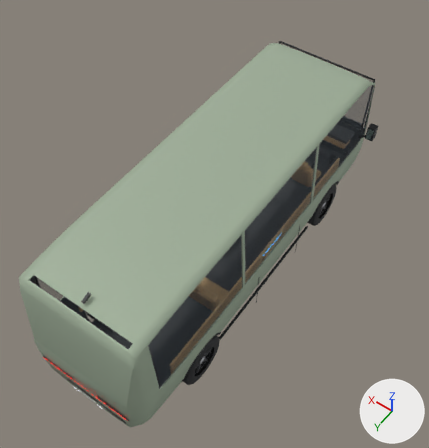
Before and after pictures for a commit that changed the glTF model public/models/cars/training-light-truck.glb.
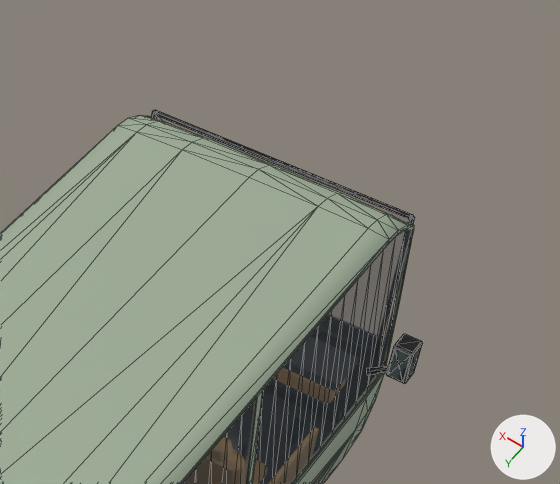
Old and new are each drawn whole from a camera (50 mm lens) standing at (-3.74, 5.43, 9.6) and looking at (0.06, 0.12, 1.26) and again close up on the part from 52% to 100% of the width and 0% to 40% of the height. Arrows for +X, +Y and +Z are at lower right; the lights stay in place. The older version's two pictures come first. The close-ups show mesh edges as thin lines. Where no turn or scale is listed for an object, it has been applied to the vertices. Vertices at exactly the same position are counted once.

The older version as bpy lines, for what is in view:
```python
me_bodymesh = bpy.data.meshes.new('BodyMesh')
me_bodymesh.from_pydata(...)  # 793 vertices, 1626 faces; spans x -1.14..1.14, y -3.6..3.6, z 0.24..2.81
# faces by material slot: [939, 687]
me_bodymesh.materials.append(mat_paint)  # grey #a0af99
me_bodymesh.materials.append(mat_interiordark)  # dark grey #424548
me_cube_090 = bpy.data.meshes.new('Cube.090')
me_cube_090.from_pydata(...)  # 408 vertices, 572 faces; spans x -0.17..2.59, y -0.55..6.67, z -1.46..1.23
me_cube_090.materials.append(mat_blacktrim)  # black #1d1f22
me_cube_092 = bpy.data.meshes.new('Cube.092')
me_cube_092.from_pydata(...)  # 16 vertices, 24 faces; spans x -0.06..2.68, y 0.0, z -0.13..0.13
me_cube_092.materials.append(mat_mirrorglass)  # grey #818b95
ob_body = bpy.data.objects.new('Body', me_bodymesh)
ob_body.location = (0.0, 0.0, 0.0)
ob_surface_carroot_blacktrim = bpy.data.objects.new('Surface_CarRoot_BlackTrim', me_cube_090)
ob_surface_carroot_blacktrim.location = (-1.21, -3.06, 1.629)
ob_surface_carroot_mirrorglass = bpy.data.objects.new('Surface_CarRoot_MirrorGlass', me_cube_092)
ob_surface_carroot_mirrorglass.location = (-1.31, -3.036, 1.74)
# also in view: 'Surface_CarRoot_Glass' at (0.0, -0.03, 2.05)
```
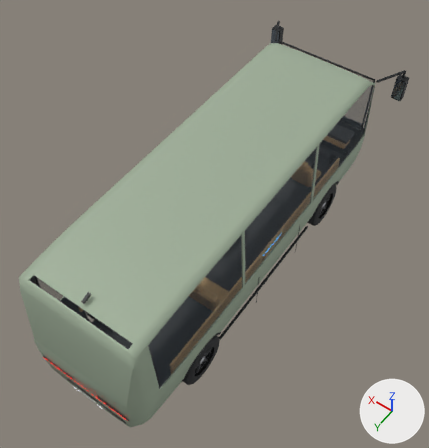
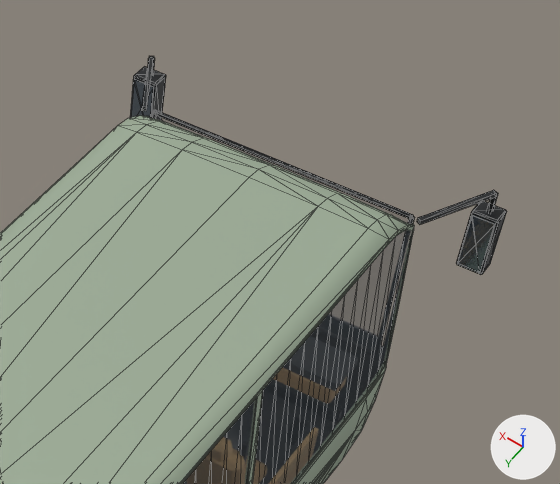
Where the newer file only moved an object's origin or applied its transform, the numbers keep the older frame.

What differs and where, as boxes [x1, y1, x2, y2] in the close-ups (560 x 484 px; the box of a moved part takes in the faces that stretch with it):
'Surface_CarRoot_BlackTrim', reshaped
    before: [152, 110, 422, 383]
    after: [130, 56, 507, 275]
'Surface_CarRoot_MirrorGlass', reshaped, moved
    before: [387, 348, 411, 383]
    after: [131, 79, 495, 273]
part 1 of me_cube_090, added
    after: [456, 201, 507, 275]
part 2 of me_cube_090, added
    after: [130, 67, 166, 118]
part 3 of me_cube_090, moved or reshaped
    before: [367, 334, 422, 383]
    after: [417, 190, 498, 225]
part 4 of me_cube_090, built on
    after: [142, 56, 154, 111]
part 5 of me_cube_092, moved or reshaped
    before: [387, 348, 411, 383]
    after: [458, 215, 495, 273]
part 6 of me_cube_092, moved or reshaped (not visible before)
    after: [131, 79, 154, 117]

Patch to the scene script:
```diff
--- a/public/models/cars/training-light-truck.glb.py
+++ b/public/models/cars/training-light-truck.glb.py
@@ me_cube_090 @@
 # used by ob_surface_carroot_blacktrim; location = (-1.21, -3.06, 1.629)
-me_cube_090.from_pydata(...)  # 408 vertices, 572 faces; spans x -0.17..2.59, y -0.55..6.67, z -1.46..1.23
+me_cube_090.from_pydata(...)  # 424 vertices, 596 faces; spans x -0.26..2.68, y -0.96..6.67, z -1.46..1.23
+# me_cube_090 part 1: the loose piece of 24 vertices spanning x -0.17..-0.02, y -0.14..0.02, z -0.04..0.26 is copied, and the copy is scaled about its middle by (1.37, 1, 1.63), then moved by (-0.06, -0.82, 0.55); it spans x -0.26..-0.06, y -0.96..-0.8, z 0.42..0.9
+# me_cube_090 part 2: the loose piece of 24 vertices spanning x 2.44..2.59, y -0.14..0.02, z -0.04..0.26 is copied, and the copy is scaled about its middle by (1.37, 1, 1.63), then moved by (0.06, -0.82, 0.55); it spans x 2.48..2.68, y -0.96..-0.8, z 0.42..0.9
+# me_cube_090 part 3: 9 vertices moved from x -0.16..0.11, y -0.14..0.08, z -0.05..0.05 to x -0.18..0.15, y -0.89..-0.3, z 0.78..1.06; 23 vertices removed from x -0.17..-0.02, y -0.14..0.02, z -0.04..0.26; 7 vertices added at x -0.18..-0.14, y -0.9..-0.86, z 0.78..1.04
+# me_cube_090 part 4: 1 vertex moved from x 2.46, y -0.14, z -0.03 to x 2.56, y -0.89, z 1.02; 23 vertices removed from x 2.44..2.59, y -0.14..0.02, z -0.04..0.26; 7 vertices added at x 2.27..2.6, y -0.89..-0.3, z 1.02..1.06
+# other edits to the shape of me_cube_090 do not show in these pictures
 me_cube_090.materials.append(mat_blacktrim)
@@ me_cube_092 @@
 # used by ob_surface_carroot_mirrorglass; location = (-1.31, -3.036, 1.74)
-me_cube_092.from_pydata(...)  # 16 vertices, 24 faces; spans x -0.06..2.68, y 0.0, z -0.13..0.13
+me_cube_092.from_pydata(...)  # 16 vertices, 24 faces; spans x -0.09..2.83, y 0.0, z -0.21..0.21
+# me_cube_092 part 5: the loose piece of 8 vertices spanning x -0.06..0.06, y 0.0, z -0.13..0.13 is scaled about its middle by (1.42, 1, 1.62)
+# me_cube_092 part 6: the loose piece of 8 vertices spanning x 2.56..2.68, y 0.0, z -0.13..0.13 is scaled about its middle by (1.42, 1, 1.62), then moved by (0.12, 0.0, 0.0)
 me_cube_092.materials.append(mat_mirrorglass)
@@ ob_surface_carroot_mirrorglass @@
 ob_surface_carroot_mirrorglass = bpy.data.objects.new('Surface_CarRoot_MirrorGlass', me_cube_092)
-ob_surface_carroot_mirrorglass.location = (-1.31, -3.036, 1.74)
+ob_surface_carroot_mirrorglass.location = (-1.37, -3.856, 2.29)
```
